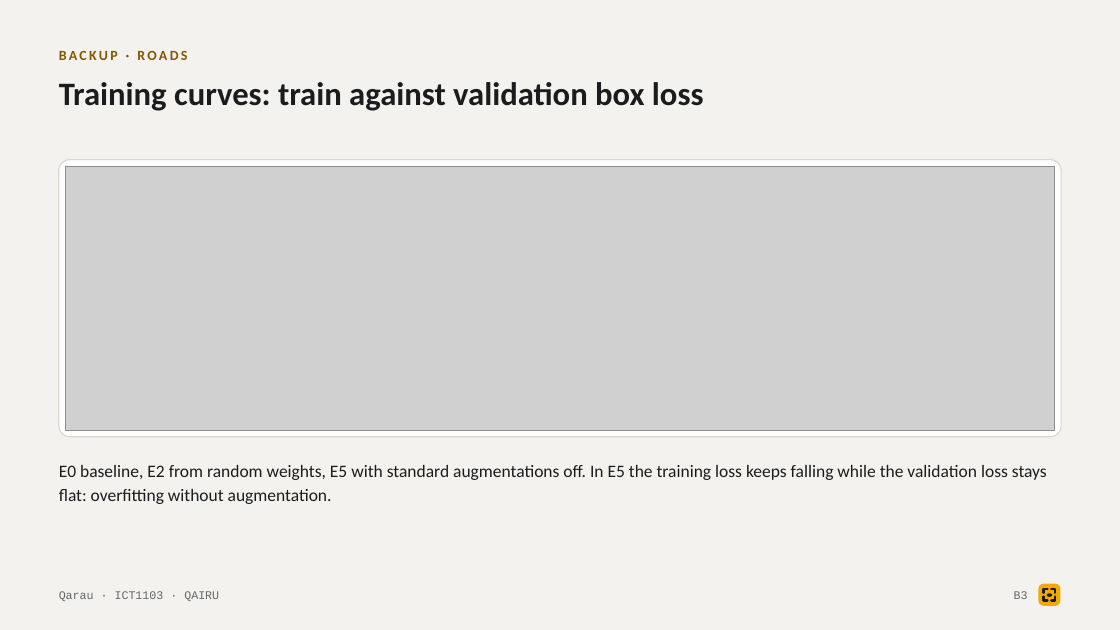
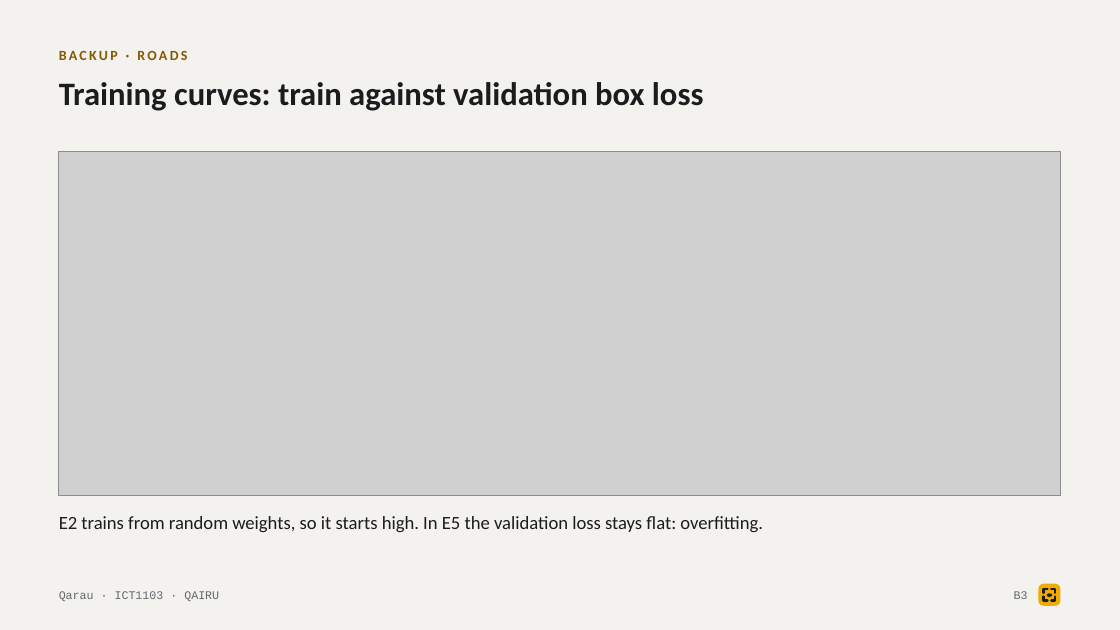
Before and after one commit to tairqaldy/jolscan-ict-final-1st-trimester, a slide deck: slide 15 of docs/deck/qarau-defense-deck.pptx. Drawn at 1120x630 pixels with LibreOffice and Linux fonts; fonts in the diff are those of the drawing; grey boxes stand for pictures. Boxes give left, top, right and bottom in pixels: in the first picture for what was removed or moved away, otherwise in the second. Text is boxed around its words. In the diff, an @@ line names an element or a change of style, - is before the commit and + after.

```diff
--- a/docs/deck/qarau-defense-deck.pptx
+++ b/docs/deck/qarau-defense-deck.pptx
@@ picture: place and size @@
-picture at <box>66,166,1054,430</box>
+picture at <box>59,151,1061,496</box>
@@ rounded rectangle removed at <box>59,160,1061,437</box> @@
@@ text at <box>59,516,763,532</box>: text changed; size 15 to 16 pt @@
-E0 baseline, E2 from random weights, E5 with standard augmentations off. In E5 the training loss keeps falling while the validation loss stays flat: overfitting without augmentation.
+E2 trains from random weights, so it starts high. In E5 the validation loss stays flat: overfitting.
```
Also in this commit, not shown: 16 other slides changed, 5 other files.
